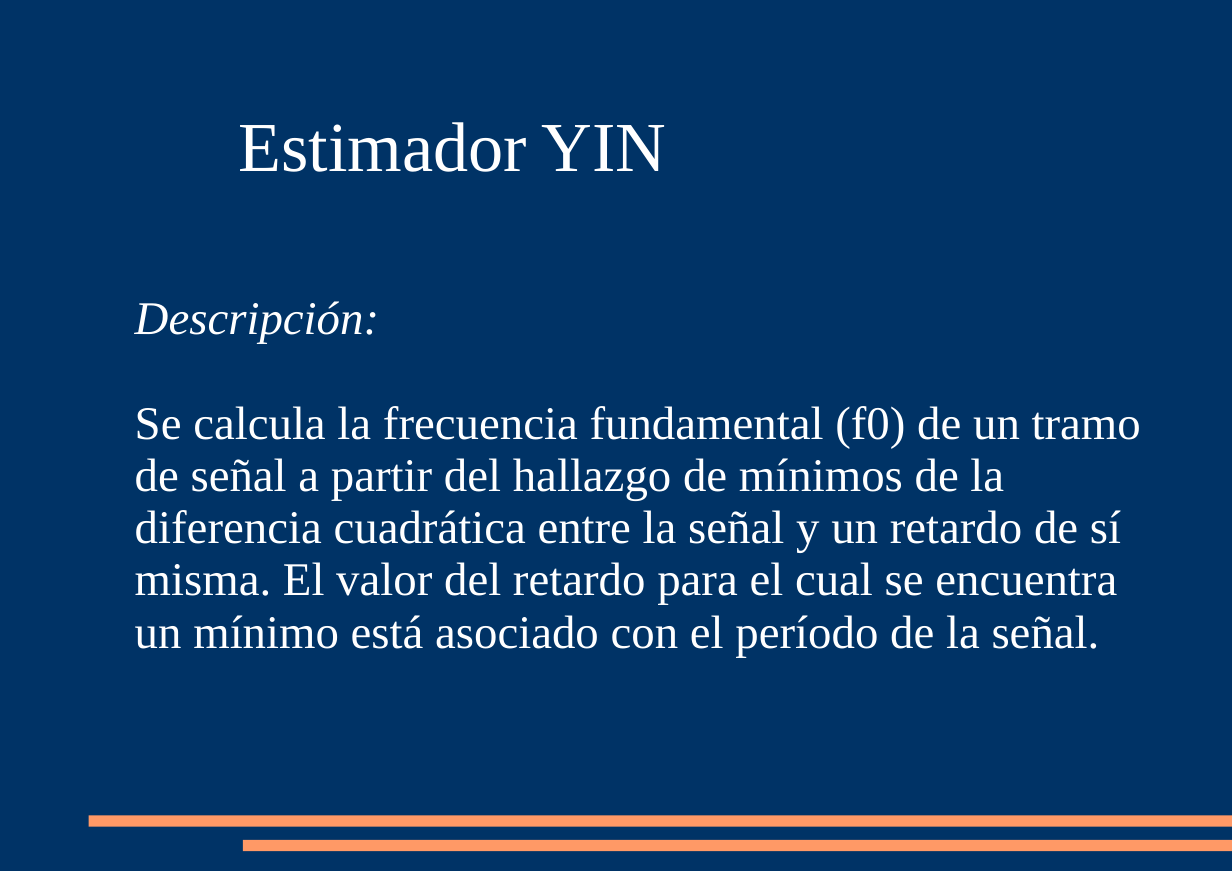
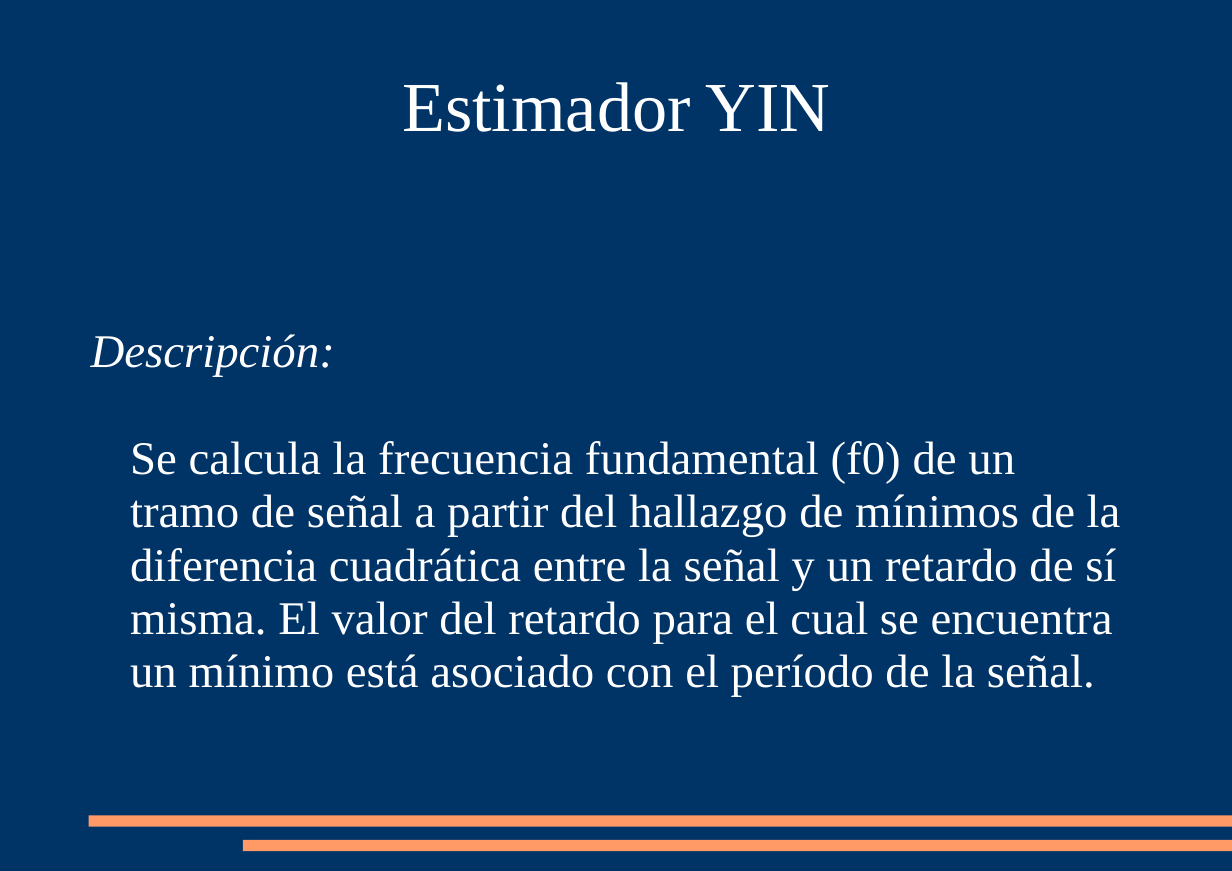
Before and after one commit to mrabinovichm/audio-fingerprint, a slide deck: slide 10 of Presentacion.ppt (slide 7 before the commit). Drawn at 1232x871 pixels with LibreOffice and Linux fonts; fonts in the diff are those of the drawing. Boxes give left, top, right and bottom in pixels: in the first picture for what was removed or moved away, otherwise in the second. Text is boxed around its words. In the diff, an @@ line names an element or a change of style, - is before the commit and + after.

```diff
--- a/Presentacion.ppt
+++ b/Presentacion.ppt
@@ title "Estimador YIN" moved from (x1=238, y1=122, x2=667, y2=172) to (x1=402, y1=82, x2=831, y2=132) @@
@@ title "Estimador YIN" at (x1=402, y1=82, x2=831, y2=132): alignment left to centre; line spacing 0.93 to 0.95; vertical alignment top to middle @@
@@ subtitle "Descripción:" moved from (x1=135, y1=301, x2=1141, y2=658) to (x1=91, y1=334, x2=1121, y2=697) @@
@@ subtitle "Descripción:" at (x1=91, y1=334, x2=1121, y2=697): indent changed; line spacing 0.93 to 0.95; vertical alignment top to middle @@
```
Also in this commit, not shown: 8 other slides changed, 4 slides added.
